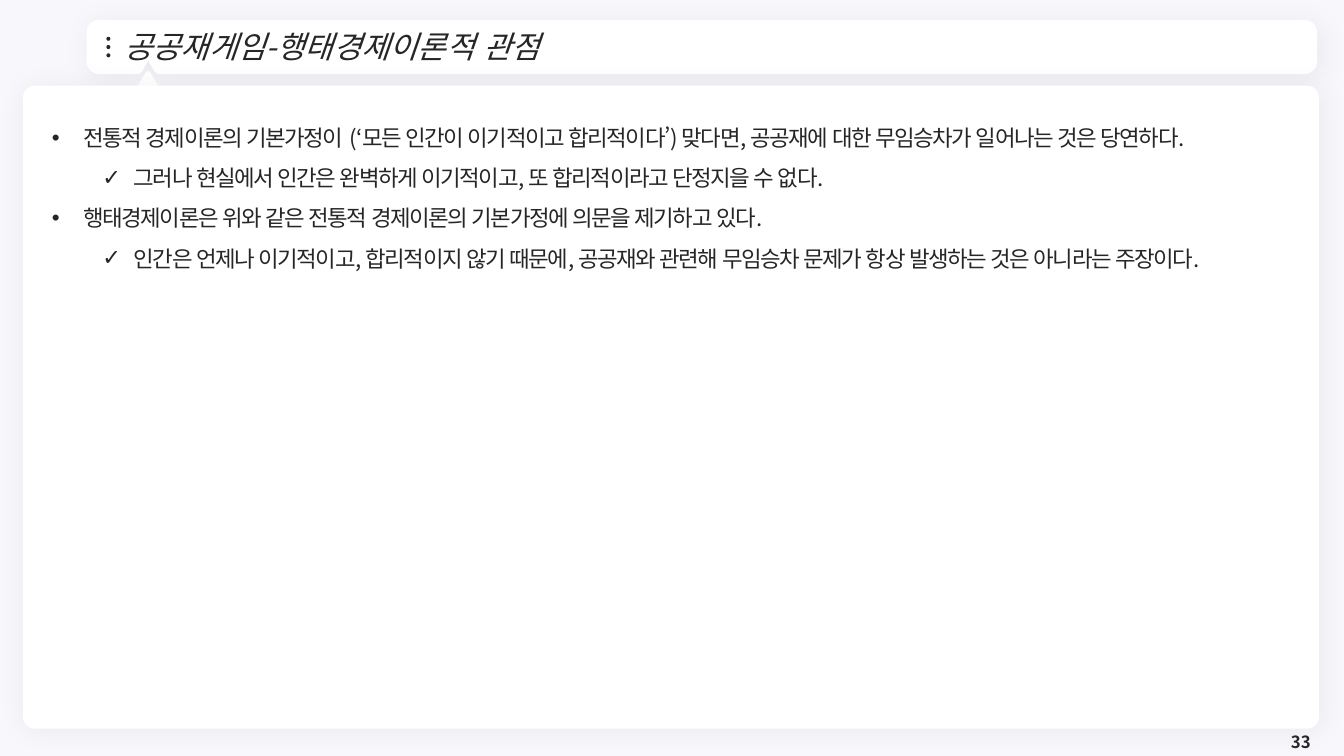
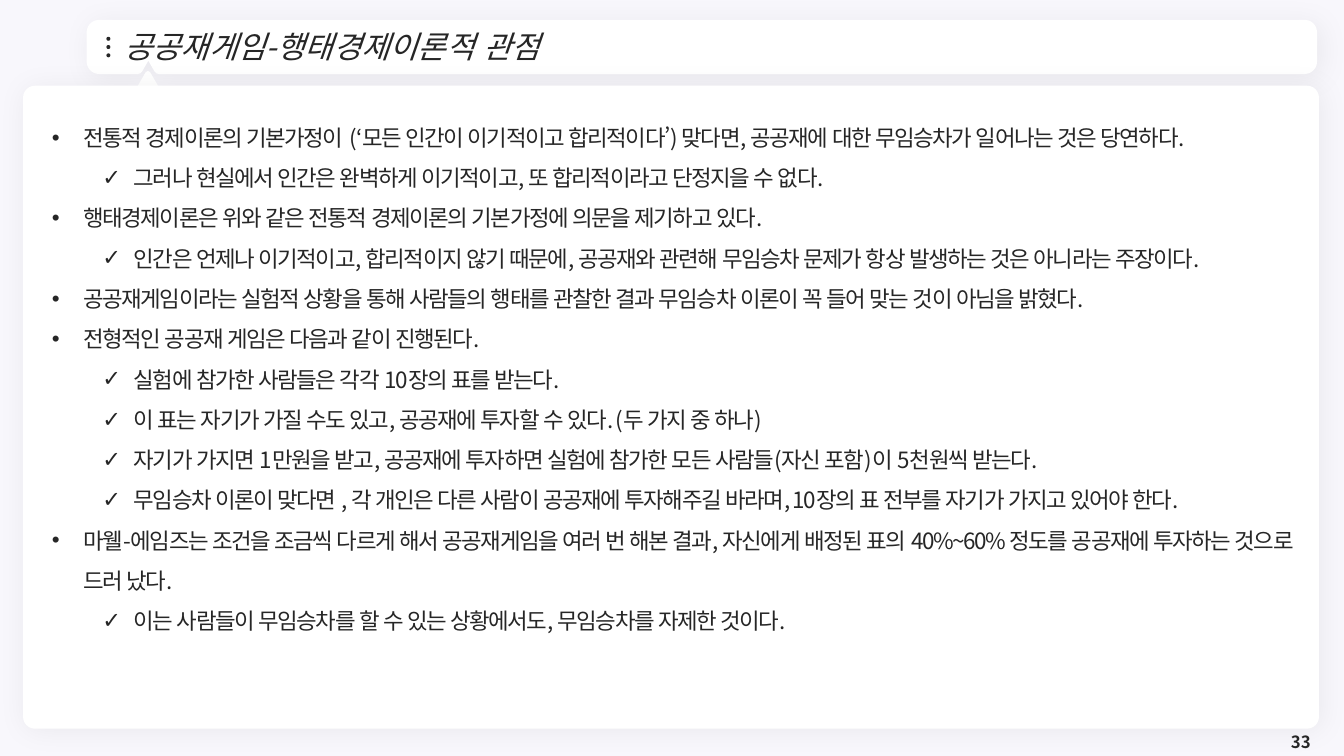
Before and after one commit to meandthey/Teaching, a slide deck: slide 33 of 재정학/01_Lectures/재정학_Chapter_4.pptx. Drawn at 1344x756 pixels with LibreOffice and Linux fonts; fonts in the diff are those of the drawing; background and template pictures are left out. Boxes give left, top, right and bottom in pixels: in the first picture for what was removed or moved away, otherwise in the second. Text is boxed around its words. In the diff, an @@ line names an element or a change of style, - is before the commit and + after.

```diff
--- a/재정학/01_Lectures/재정학_Chapter_4.pptx
+++ b/재정학/01_Lectures/재정학_Chapter_4.pptx
@@ text at (x1=83, y1=288, x2=1294, y2=633): paragraphs added @@
+• 공공재게임이라는 실험적 상황을 통해 사람들의 행태를 관찰한 결과 무임승차 이론이 꼭 들어 맞는 것이 아님을 밝혔다.
+• 전형적인 공공재 게임은 다음과 같이 진행된다.
+  ✓ 실험에 참가한 사람들은 각각 10장의 표를 받는다.
+  ✓ 이 표는 자기가 가질 수도 있고, 공공재에 투자할 수 있다. (두 가지 중 하나)
+  ✓ 자기가 가지면 1만원을 받고, 공공재에 투자하면 실험에 참가한 모든 사람들(자신 포함)이 5천원씩 받는다.
+  ✓ 무임승차 이론이 맞다면 , 각 개인은 다른 사람이 공공재에 투자해주길 바라며, 10장의 표 전부를 자기가 가지고 있어야 한다.
+• 마웰-에임즈는 조건을 조금씩 다르게 해서 공공재게임을 여러 번 해본 결과, 자신에게 배정된 표의 40%~60% 정도를 공공재에 투자하는 것으로 드러 났다.
+  ✓ 이는 사람들이 무임승차를 할 수 있는 상황에서도, 무임승차를 자제한 것이다.
```
Also in this commit, not shown: 1 slide added, 3 other files.
